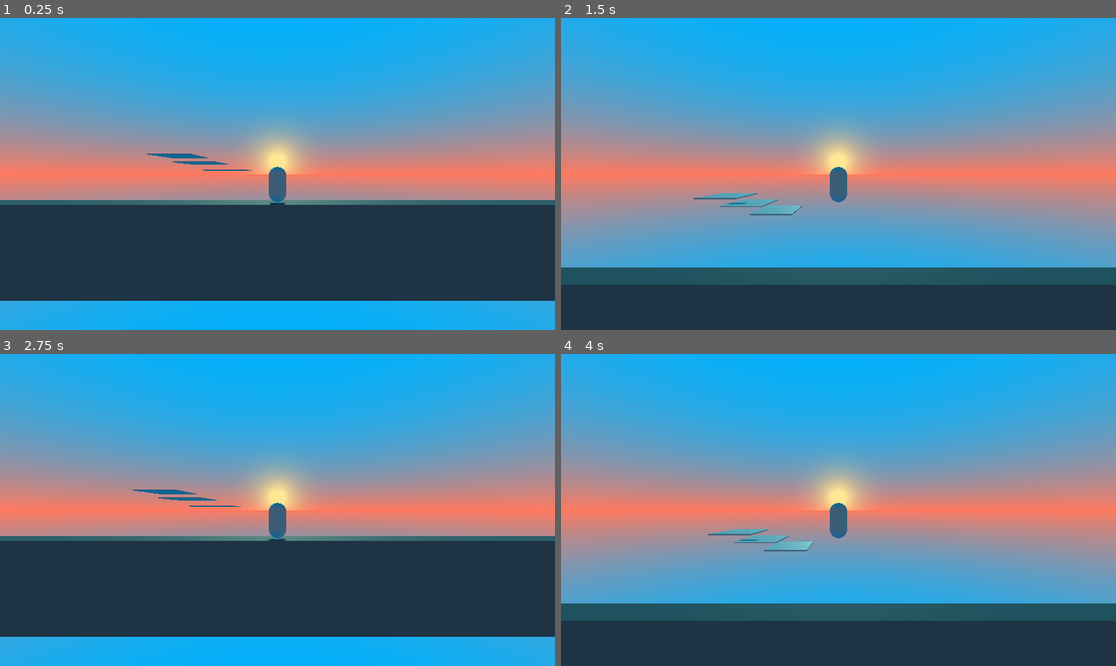
Above: before the commit, frames 1-4 (two rows, left to right).
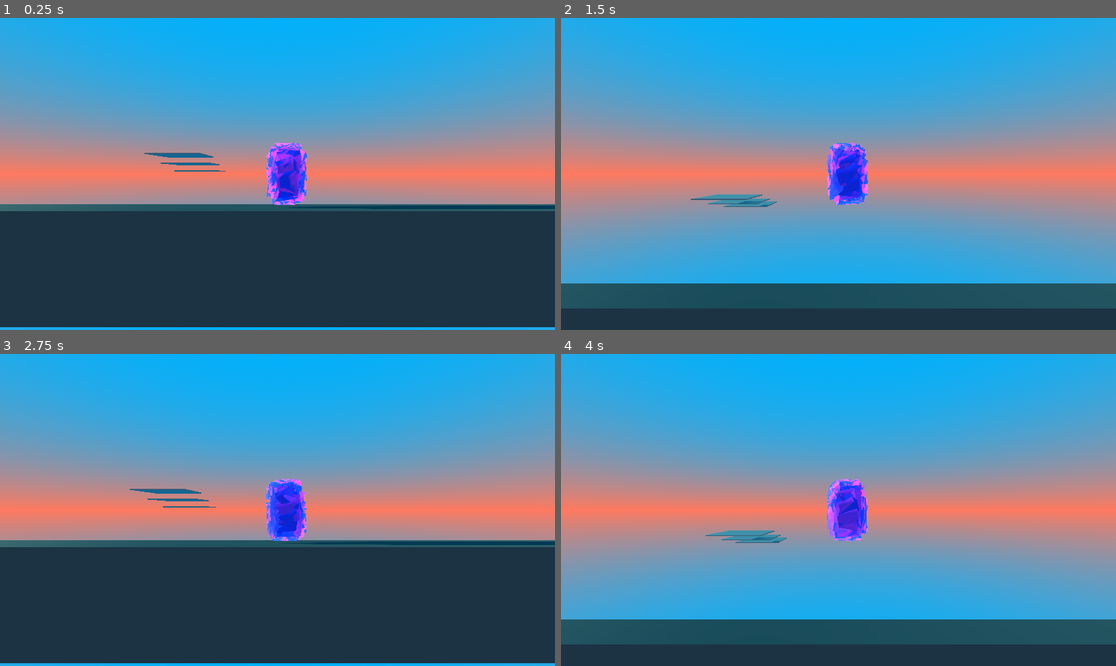
Above: after the commit, the same moments.

Repository: LoadShedding-Creator/Misinput
Game: Godot game, scene res://World.tscn
Two runs of this game, one before a commit and one after it. Both use one fixed random seed, a clock stepped at 60 frames per second and the inputs below.
Inputs (mouse positions are in pixels of both pictures, inside the frame that each line leads up to):
- Up to frame 1 (0.25 s): no input
- Up to frame 2 (1.5 s): tap Enter (ui_accept) at 0.5, 0.77 s; move the mouse to (866, 174) at 0.52 s; tap A (a) at 0.6 s; tap D (d) at 0.8, 1.35 s; move the mouse to (810, 174) at 1.27 s
- Up to frame 3 (2.75 s): tap Enter (ui_accept) at 1.52 s; tap S (s) at 1.55, 2.1 s; move the mouse to (288, 503) at 2.02 s; tap W (w) at 2.3 s
- Up to frame 4 (4 s): move the mouse to (832, 516) at 2.77 s; tap W (w) at 2.85 s; tap Enter (ui_accept) at 3.02, 3.77 s; tap A (a) at 3.05, 3.6 s; move the mouse to (877, 513) at 3.52 s; tap D (d) at 3.8 s

The runs differ from the first frame. In frame 1, 14% of the frame differs, in the area x 0-100%, y 35-100%; in frame 2, 15%; in frame 3, 14%; in frame 4, 15%, in the area x 0-100%, y 35-94%.

Commit message:
Shaders 1
Shaders vir die speler bygesit, die map net so bietjie rondbeweeg sodat die speler in die x axis beweeg en shader textures ingesit. Ek het ook probeer om iets te doen met volumetric fog maar dit was sleg so to hide ek dit

Diff:
--- a/Player.tscn
+++ b/Player.tscn
@@ -1,20 +1,27 @@
-[gd_scene load_steps=4 format=3 uid="uid://b871o6f6f4to8"]
+[gd_scene load_steps=6 format=3 uid="uid://b871o6f6f4to8"]
 
 [ext_resource type="Script" path="res://player.gd" id="1_qxvcm"]
-
-[sub_resource type="CapsuleMesh" id="CapsuleMesh_tqxf0"]
+[ext_resource type="Material" uid="uid://b7kd6jv8d4k14" path="res://player_shader_material.tres" id="2_vjvm3"]
+[ext_resource type="Environment" uid="uid://c73te6d4inath" path="res://world_environment.tres" id="3_5gkxx"]
 
 [sub_resource type="CapsuleShape3D" id="CapsuleShape3D_joyj1"]
+
+[sub_resource type="CapsuleMesh" id="CapsuleMesh_4deuy"]
+material = ExtResource("2_vjvm3")
 
 [node name="Player" type="CharacterBody3D"]
 transform = Transform3D(1, 0, 0, 0, 1, 0, 0, 0, 1, 0, 1, 0)
 script = ExtResource("1_qxvcm")
 
-[node name="MeshInstance3D" type="MeshInstance3D" parent="."]
-mesh = SubResource("CapsuleMesh_tqxf0")
-
 [node name="CollisionShape3D" type="CollisionShape3D" parent="."]
+transform = Transform3D(1, 0, 0, 0, 1, 0, 0, 0, 1, 0, -0.607046, 0)
 shape = SubResource("CapsuleShape3D_joyj1")
 
 [node name="Camera3D" type="Camera3D" parent="."]
-transform = Transform3D(-4.37114e-08, 0, 1, 0, 1, 0, -1, 0, -4.37114e-08, 11.597, 0.6, 0)
+transform = Transform3D(1, 0, 0, 0, 1, 0, 0, 0, 1, -0.422121, 0, 9.79371)
+
+[node name="MeshInstance3D" type="MeshInstance3D" parent="."]
+mesh = SubResource("CapsuleMesh_4deuy")
+
+[node name="WorldEnvironment" type="WorldEnvironment" parent="."]
+environment = ExtResource("3_5gkxx")
--- a/World.tscn
+++ b/World.tscn
@@ -1,6 +1,7 @@
-[gd_scene load_steps=9 format=3 uid="uid://dbxckrfghx2ct"]
+[gd_scene load_steps=7 format=3 uid="uid://dbxckrfghx2ct"]
 
 [ext_resource type="PackedScene" uid="uid://b871o6f6f4to8" path="res://Player.tscn" id="1_at5ga"]
+[ext_resource type="Environment" uid="uid://c73te6d4inath" path="res://world_environment.tres" id="2_40qtx"]
 [ext_resource type="PackedScene" uid="uid://b5icgnnkuqbou" path="res://Platform.tscn" id="2_ohr0p"]
 
 [sub_resource type="StandardMaterial3D" id="StandardMaterial3D_miw8r"]
@@ -11,27 +12,10 @@
 
 [sub_resource type="BoxShape3D" id="BoxShape3D_81tlb"]
 
-[sub_resource type="ProceduralSkyMaterial" id="ProceduralSkyMaterial_sjnis"]
-sky_top_color = Color(0, 0.698039, 1, 1)
-sky_horizon_color = Color(1, 0.474155, 0.372075, 1)
-sky_curve = 0.160766
-ground_bottom_color = Color(0, 0.698039, 1, 1)
-ground_horizon_color = Color(1, 0.47451, 0.372549, 1)
-ground_curve = 0.16
-sun_angle_max = 25.56
-sun_curve = 0.18706
-
-[sub_resource type="Sky" id="Sky_r1r6n"]
-sky_material = SubResource("ProceduralSkyMaterial_sjnis")
-
-[sub_resource type="Environment" id="Environment_l2qer"]
-background_mode = 2
-sky = SubResource("Sky_r1r6n")
-
 [node name="Main" type="Node3D"]
 
 [node name="MeshInstance3D" type="MeshInstance3D" parent="."]
-transform = Transform3D(2, 0, 0, 0, 5, 0, 0, 0, 100, -0.0127373, -2.48316, 0.0312443)
+transform = Transform3D(-8.74228e-08, 0, 100, 0, 5, 0, -2, 0, -4.37114e-06, -0.0127373, -2.48316, 0.0312443)
 mesh = SubResource("BoxMesh_4yigl")
 
 [node name="StaticBody3D" type="StaticBody3D" parent="MeshInstance3D"]
@@ -39,11 +23,11 @@
 [node name="CollisionShape3D" type="CollisionShape3D" parent="MeshInstance3D/StaticBody3D"]
 shape = SubResource("BoxShape3D_81tlb")
 
-[node name="CharacterBody3D" parent="." instance=ExtResource("1_at5ga")]
+[node name="Player" parent="." instance=ExtResource("1_at5ga")]
 transform = Transform3D(1, 0, 0, 0, 1, 0, 0, 0, 1, 0, 1.25, 0)
 
 [node name="WorldEnvironment" type="WorldEnvironment" parent="."]
-environment = SubResource("Environment_l2qer")
+environment = ExtResource("2_40qtx")
 
 [node name="DirectionalLight3D" type="DirectionalLight3D" parent="."]
 transform = Transform3D(1.19249e-08, 0.0610485, -0.998135, 0, 0.998135, 0.0610485, 1, -7.27996e-10, 1.19026e-08, 1.7251, 2.1228, 0)
@@ -54,10 +38,10 @@
 shadow_blur = 0.5
 
 [node name="Platform" parent="." instance=ExtResource("2_ohr0p")]
-transform = Transform3D(1, 0, 0, 0, 1, 0, 0, 0, 1, -10, 2, 5)
+transform = Transform3D(1, 0, 0, 0, 1, 0, 0, 0, 1, -10, 2, -15.9584)
 
 [node name="Platform2" parent="." instance=ExtResource("2_ohr0p")]
-transform = Transform3D(1, 0, 0, 0, 1, 0, 0, 0, 1, -10, 2.75365, 7.83362)
+transform = Transform3D(1, 0, 0, 0, 1, 0, 0, 0, 1, -10, 2.75365, -13.1248)
 
 [node name="Platform3" parent="." instance=ExtResource("2_ohr0p")]
-transform = Transform3D(1, 0, 0, 0, 1, 0, 0, 0, 1, -10, 3.49828, 10.2553)
+transform = Transform3D(1, 0, 0, 0, 1, 0, 0, 0, 1, -10, 3.49828, -10.7031)
--- /dev/null
+++ b/enemy_shader.gdshader
@@ -0,0 +1,26 @@
+shader_type fog;
+
+
+uniform sampler2D noise_tex:repeat_enable;
+uniform float noise_scale = 1.0;
+
+void fog() {
+	vec2 move_uv = vec2(0.2, 0.0) * TIME/1.0;
+	float detail_noise = texture(noise_tex, WORLD_POSITION.xy + move_uv).r;
+	detail_noise *= 0.2;
+	float noise = texture(noise_tex, WORLD_POSITION.xy * noise_scale + move_uv ).r;
+
+
+	if (WORLD_POSITION.z < -50.0) {
+		if (WORLD_POSITION.z > -60.0){
+			if (WORLD_POSITION.y > 0.0){
+				DENSITY = mix(1.0, noise * 5.0, UVW.x) / 1.0;
+			}
+
+
+		}
+
+	}
+	ALBEDO = vec3(1.0);
+	//ALBEDO = vec3(1.0);
+}
--- /dev/null
+++ b/fog.gd
@@ -0,0 +1,13 @@
+extends Node3D
+
+
+# Called when the node enters the scene tree for the first time.
+func _ready() -> void:
+	pass # Replace with function body.
+
+
+# Called every frame. 'delta' is the elapsed time since the previous frame.
+func _process(delta: float) -> void:
+	look_at(%Player.position)
+	rotate_y(deg_to_rad(90))
+	pass
--- a/player.gd
+++ b/player.gd
@@ -22,11 +22,11 @@
 
 	# Get the input direction and handle the movement/deceleration.
 	# As good practice, you should replace UI actions with custom gameplay actions.
-	var input_dir := Input.get_vector("w", "s", "d", "a")
+	var input_dir := Input.get_vector("a", "d", "w", "s")
 	var direction := (transform.basis * Vector3(input_dir.x, 0, input_dir.y)).normalized()
 	if direction:
-		#velocity.x = direction.x * SPEED
-		velocity.z = direction.z * SPEED
+		velocity.x = direction.x * SPEED
+		#velocity.z = direction.z * SPEED
 	else:
 		velocity.x = move_toward(velocity.x, 0, SPEED)
 		velocity.z = move_toward(velocity.z, 0, SPEED)
--- /dev/null
+++ b/player.gdshader
@@ -0,0 +1,24 @@
+shader_type spatial;
+uniform sampler2D noise_tex:repeat_enable;
+uniform float noise_scale = 1.0;
+
+void vertex() {
+
+	VERTEX.y += sin(TIME * 0.1 + VERTEX.x * 100.0) / 2.0 ;
+	VERTEX.x += sin(TIME + VERTEX.y * 100.0) / 2.0 ;
+}
+
+void fragment() {
+	vec2 move_uv = vec2(0.2, 0.0) * TIME / 5.0;
+	float detail_noise = texture(noise_tex, UV.xy + move_uv * 1.0 ).r;
+	//detail_noise *= 0.2;
+	float noise = texture(noise_tex, UV.xy * noise_scale + move_uv + detail_noise).r;
+	ROUGHNESS = 0.9;
+	RIM = 1.0;
+	ALBEDO = vec3(noise, 0.2, 1.0);
+}
+
+//void light() {
+	// Called for every pixel for every light affecting the material.
+	// Uncomment to replace the default light processing function with this one.
+//}
--- /dev/null
+++ b/player2.gdshader
@@ -0,0 +1,13 @@
+shader_type fog;
+uniform float falloff = 1.0;
+uniform sampler2D noise_tex;
+uniform float noise_scale = 1.0;
+
+void fog() {
+	vec2 move_uv = vec2(0.2, 0.0) * TIME/3.0;
+	float noise = texture(noise_tex, WORLD_POSITION.xy * noise_scale + move_uv ).r;
+	float sdf = -SDF;
+	DENSITY = mix(1.0, noise, UVW.x);
+	ALBEDO = vec3(1.0);
+
+}
--- /dev/null
+++ b/player_shader_material.tres
@@ -0,0 +1,10 @@
+[gd_resource type="ShaderMaterial" load_steps=3 format=3 uid="uid://b7kd6jv8d4k14"]
+
+[ext_resource type="Shader" path="res://player.gdshader" id="1_5ny10"]
+[ext_resource type="Texture2D" uid="uid://bok62q4ud7kdg" path="res://assets/SBS - Noise Texture Pack - 128x128/128x128/Milky/Milky_08-128x128.png" id="2_wjquw"]
+
+[resource]
+render_priority = 0
+shader = ExtResource("1_5ny10")
+shader_parameter/noise_scale = 0.065
+shader_parameter/noise_tex = ExtResource("2_wjquw")
--- a/project.godot
+++ b/project.godot
@@ -37,3 +37,7 @@
 "events": [Object(InputEventKey,"resource_local_to_scene":false,"resource_name":"","device":-1,"window_id":0,"alt_press …(192 unchanged characters)…
 ]
 }
+
+[rendering]
+
+environment/volumetric_fog/volume_size=256
--- /dev/null
+++ b/world_environment.tres
@@ -0,0 +1,22 @@
+[gd_resource type="Environment" load_steps=3 format=3 uid="uid://c73te6d4inath"]
+
+[sub_resource type="ProceduralSkyMaterial" id="ProceduralSkyMaterial_sjnis"]
+sky_top_color = Color(0, 0.698039, 1, 1)
+sky_horizon_color = Color(1, 0.474155, 0.372075, 1)
+sky_curve = 0.160766
+ground_bottom_color = Color(0, 0.698039, 1, 1)
+ground_horizon_color = Color(1, 0.47451, 0.372549, 1)
+ground_curve = 0.16
+sun_angle_max = 25.56
+sun_curve = 0.18706
+
+[sub_resource type="Sky" id="Sky_8y254"]
+sky_material = SubResource("ProceduralSkyMaterial_sjnis")
+
+[resource]
+background_mode = 2
+sky = SubResource("Sky_8y254")
+volumetric_fog_enabled = true
+volumetric_fog_density = 0.0
+volumetric_fog_anisotropy = 0.0
+volumetric_fog_temporal_reprojection_enabled = false
Binary file added: assets/SBS - Noise Texture Pack - 128x128/128x128/Cracks/Cracks_01-128x128.png
Not shown, added: assets/SBS - Noise Texture Pack - 128x128/128x128/Cracks/Cracks_01-128x128.png.import
Binary file added: assets/SBS - Noise Texture Pack - 128x128/128x128/Cracks/Cracks_02-128x128.png
Not shown, added: assets/SBS - Noise Texture Pack - 128x128/128x128/Cracks/Cracks_02-128x128.png.import
Binary file added: assets/SBS - Noise Texture Pack - 128x128/128x128/Cracks/Cracks_03-128x128.png
Not shown, added: assets/SBS - Noise Texture Pack - 128x128/128x128/Cracks/Cracks_03-128x128.png.import
Binary file added: assets/SBS - Noise Texture Pack - 128x128/128x128/Cracks/Cracks_04-128x128.png
Not shown, added: assets/SBS - Noise Texture Pack - 128x128/128x128/Cracks/Cracks_04-128x128.png.import
Binary file added: assets/SBS - Noise Texture Pack - 128x128/128x128/Cracks/Cracks_05-128x128.png
Not shown, added: assets/SBS - Noise Texture Pack - 128x128/128x128/Cracks/Cracks_05-128x128.png.import
Binary file added: assets/SBS - Noise Texture Pack - 128x128/128x128/Cracks/Cracks_06-128x128.png
Not shown, added: assets/SBS - Noise Texture Pack - 128x128/128x128/Cracks/Cracks_06-128x128.png.import
(and 513 more such lines)
